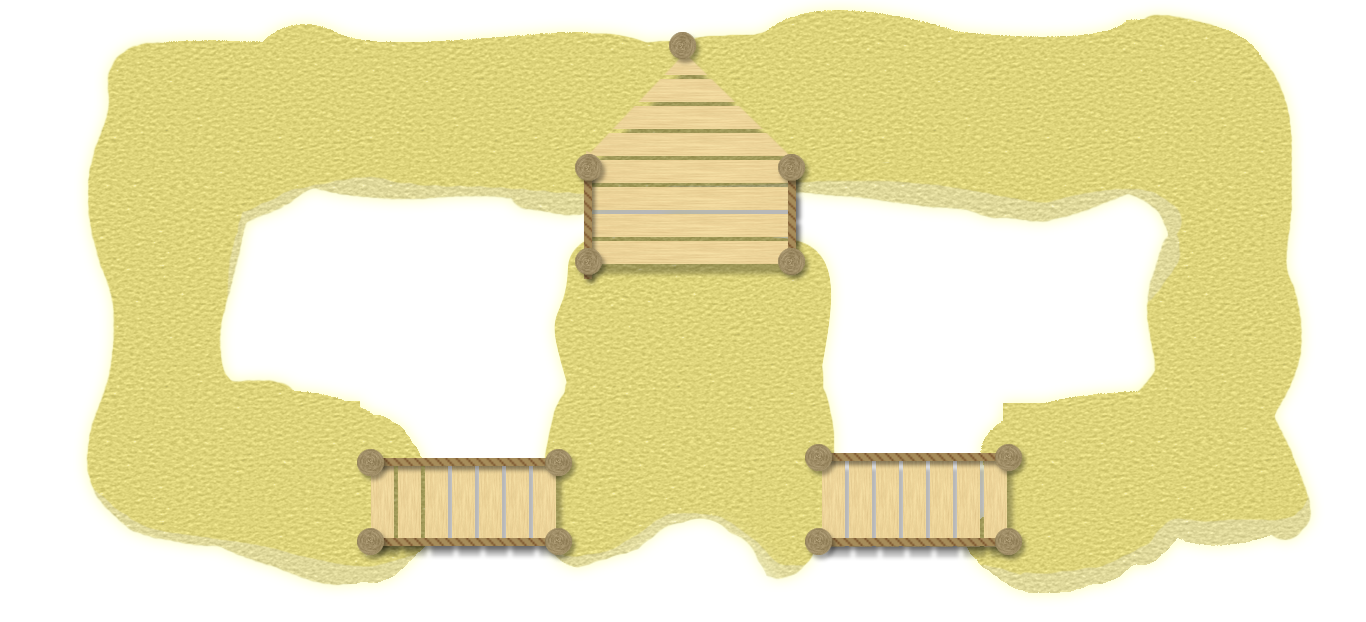
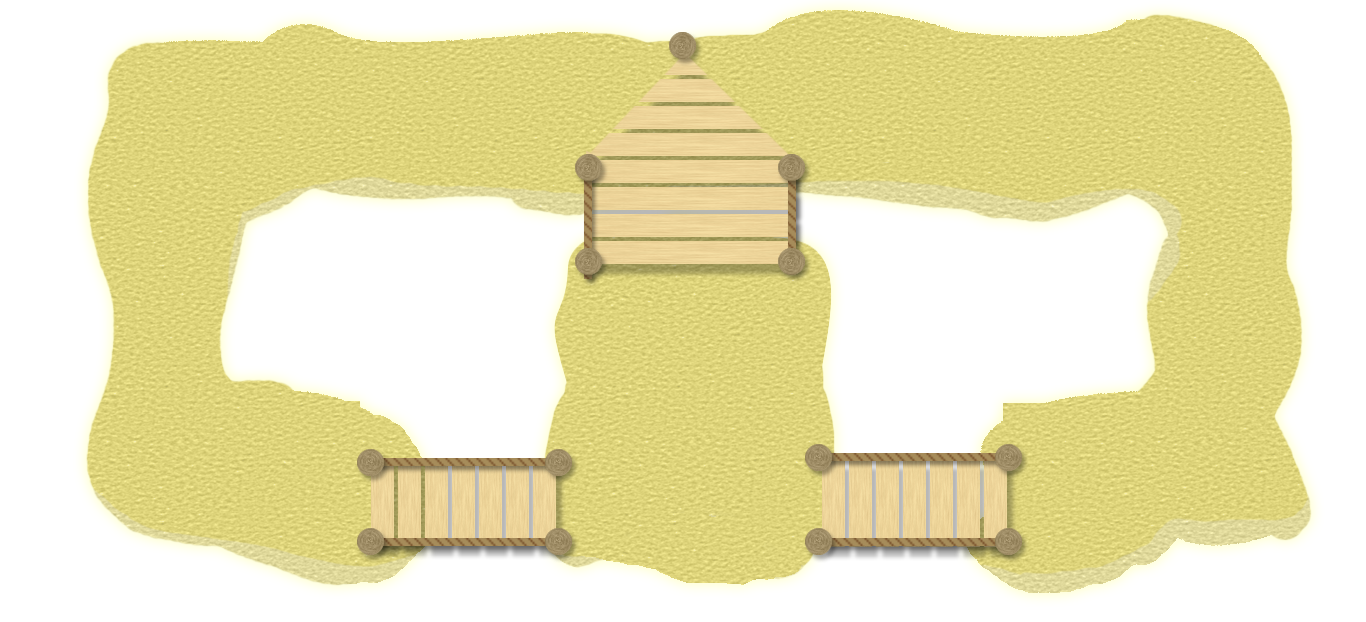
Comparing the layer stacks of the two 1366 × 622 images. Changes:
painted on "Perspective shading" over (582, 512, 802, 585)
